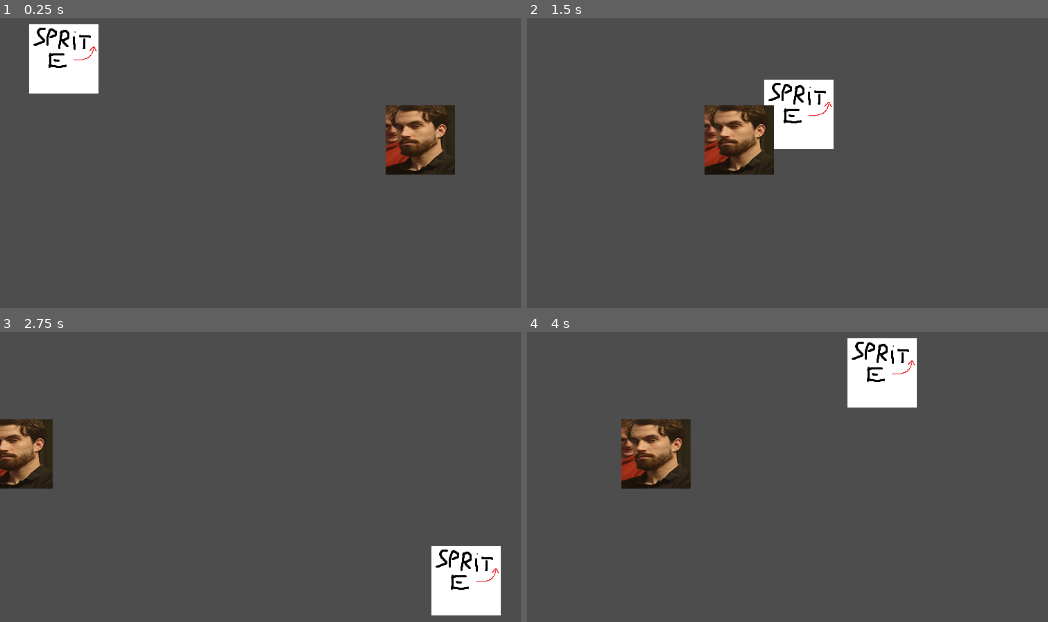
Above: before the commit, frames 1-4 (two rows, left to right).
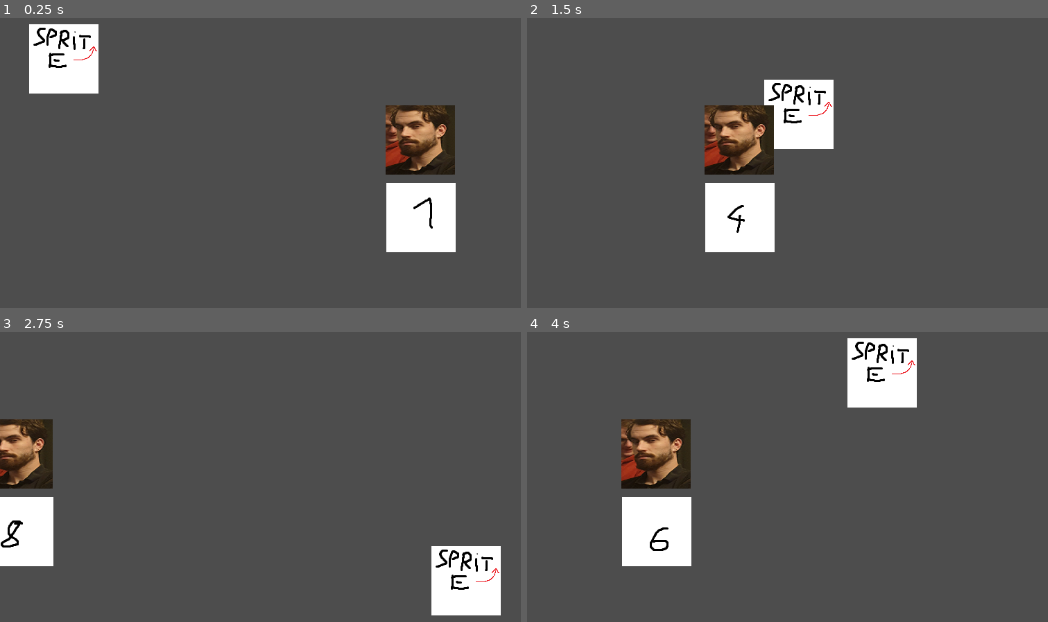
Above: after the commit, the same moments.

Repository: TwilCynder/GameJam-LaCaveSup
Game: Godot game, scene res://Scenes/world.tscn
The game is run twice, just before and just after one commit, with the same random seed, the same clock (stepped at 60 frames per second) and the same inputs.
Inputs:
- Up to frame 1 (0.25 s): no input
- Up to frame 2 (1.5 s): tap Enter at 0.5 s; hold D (Right) 0.53-1.28 s; hold S (Down) from 1.28 s (still down)
- Up to frame 3 (2.75 s): release S (Down) at 2.03 s; hold D (Right) from 2.03 s (still down)
- Up to frame 4 (4 s): release D (Right) at 2.78 s; hold W (Up) 2.78-3.53 s; hold A (Left) from 3.53 s (still down)

The runs differ from the first frame. In frame 1, 3.2% of the frame differs, in the area x 74-88%, y 56-81%; in frame 2, 3.2%; in frame 3, 2.4%; in frame 4, 3.2%, in the area x 18-32%, y 56-81%.

Commit message:
animation script + TimeController.delta()

Diff:
--- a/Scenes/world.tscn
+++ b/Scenes/world.tscn
@@ -4,6 +4,8 @@
 [ext_resource type="Script" uid="uid://vtsuvgamu3mk" path="res://Scripts/player.gd" id="1_go701"]
 [ext_resource type="Texture2D" uid="uid://xl7hqpc7a6i7" path="res://Images/enemy.png" id="3_5a7ea"]
 [ext_resource type="Script" uid="uid://tj3xpyatiggi" path="res://Scripts/enemy.gd" id="3_8j60k"]
+[ext_resource type="Texture2D" uid="uid://0k2rv5l0wtxk" path="res://Images/animation.png" id="5_fo5ed"]
+[ext_resource type="Script" uid="uid://dd8govllm3jo8" path="res://Scripts/animation.gd" id="6_5ukr8"]
 
 [sub_resource type="AtlasTexture" id="AtlasTexture_5a7ea"]
 atlas = ExtResource("1_a02cp")
@@ -38,23 +40,96 @@
 "speed": 5.0
 }]
 
+[sub_resource type="AtlasTexture" id="AtlasTexture_5ukr8"]
+atlas = ExtResource("5_fo5ed")
+region = Rect2(0, 0, 100, 100)
+
+[sub_resource type="AtlasTexture" id="AtlasTexture_o06y3"]
+atlas = ExtResource("5_fo5ed")
+region = Rect2(100, 0, 100, 100)
+
+[sub_resource type="AtlasTexture" id="AtlasTexture_k7acu"]
+atlas = ExtResource("5_fo5ed")
+region = Rect2(200, 0, 100, 100)
+
+[sub_resource type="AtlasTexture" id="AtlasTexture_5v1tr"]
+atlas = ExtResource("5_fo5ed")
+region = Rect2(300, 0, 100, 100)
+
+[sub_resource type="AtlasTexture" id="AtlasTexture_0fj1v"]
+atlas = ExtResource("5_fo5ed")
+region = Rect2(400, 0, 100, 100)
+
+[sub_resource type="AtlasTexture" id="AtlasTexture_ikia7"]
+atlas = ExtResource("5_fo5ed")
+region = Rect2(500, 0, 100, 100)
+
+[sub_resource type="AtlasTexture" id="AtlasTexture_7yui6"]
+atlas = ExtResource("5_fo5ed")
+region = Rect2(600, 0, 100, 100)
+
+[sub_resource type="AtlasTexture" id="AtlasTexture_c5t2i"]
+atlas = ExtResource("5_fo5ed")
+region = Rect2(700, 0, 100, 100)
+
+[sub_resource type="SpriteFrames" id="SpriteFrames_e0ngr"]
+animations = [{
+"frames": [{
+"duration": 1.0,
+"texture": SubResource("AtlasTexture_5ukr8")
+}, {
+"duration": 1.0,
+"texture": SubResource("AtlasTexture_o06y3")
+}, {
+"duration": 1.0,
+"texture": SubResource("AtlasTexture_k7acu")
+}, {
+"duration": 1.0,
+"texture": SubResource("AtlasTexture_5v1tr")
+}, {
+"duration": 1.0,
+"texture": SubResource("AtlasTexture_0fj1v")
+}, {
+"duration": 1.0,
+"texture": SubResource("AtlasTexture_ikia7")
+}, {
+"duration": 1.0,
+"texture": SubResource("AtlasTexture_7yui6")
+}, {
+"duration": 1.0,
+"texture": SubResource("AtlasTexture_c5t2i")
+}],
+"loop": true,
+"name": &"default",
+"speed": 5.0
+}]
+
 [node name="World" type="Node2D" unique_id=1701902804]
 
-[node name="Area2D" type="Area2D" parent="." unique_id=971805513]
+[node name="Player" type="Area2D" parent="." unique_id=971805513]
 script = ExtResource("1_go701")
 
-[node name="AnimatedSprite2D" type="AnimatedSprite2D" parent="Area2D" unique_id=1761744554]
+[node name="AnimatedSprite2D" type="AnimatedSprite2D" parent="Player" unique_id=1761744554]
 position = Vector2(92, 85)
 sprite_frames = SubResource("SpriteFrames_8j60k")
 
-[node name="CollisionShape2D" type="CollisionShape2D" parent="Area2D" unique_id=891423095]
+[node name="CollisionShape2D" type="CollisionShape2D" parent="Player" unique_id=891423095]
 position = Vector2(92, 85)
 shape = SubResource("RectangleShape2D_fo5ed")
 debug_color = Color(0.025501886, 0.5669291, 0.85785663, 0.41960785)
 
-[node name="Area2D2" type="Area2D" parent="." unique_id=1187490205]
+[node name="Enemy" type="Area2D" parent="." unique_id=1187490205]
 script = ExtResource("3_8j60k")
 
-[node name="AnimatedSprite2D" type="AnimatedSprite2D" parent="Area2D2" unique_id=1757446199]
+[node name="AnimatedSprite2D" type="AnimatedSprite2D" parent="Enemy" unique_id=1757446199]
 position = Vector2(606, 202)
 sprite_frames = SubResource("SpriteFrames_fo5ed")
+script = ExtResource("6_5ukr8")
+
+[node name="Enemy 2" type="Area2D" parent="." unique_id=896514219]
+script = ExtResource("3_8j60k")
+
+[node name="AnimatedSprite2D" type="AnimatedSprite2D" parent="Enemy 2" unique_id=1825566495]
+position = Vector2(607, 314)
+sprite_frames = SubResource("SpriteFrames_e0ngr")
+script = ExtResource("6_5ukr8")
--- /dev/null
+++ b/Scripts/animation.gd
@@ -0,0 +1,13 @@
+extends AnimatedSprite2D
+
+# Called when the node enters the scene tree for the first time.
+func _ready() -> void:
+	play("default");
+	speed_scale = 0;
+	pass # Replace with function body.
+
+
+# Called every frame. 'delta' is the elapsed time since the previous frame.
+func _process(delta: float) -> void:
+	speed_scale = TimeController.current_scale;
+	pass
--- a/Scripts/enemy.gd
+++ b/Scripts/enemy.gd
@@ -2,16 +2,15 @@
 
 var SPEED = 400;
 var time = TimeController;
+@onready var animation = $AnimatedSprite2D
 
 # Called when the node enters the scene tree for the first time.
 func _ready() -> void:
-	pass # Replace with function body.
-
+	pass
 
 # Called every frame. 'delta' is the elapsed time since the previous frame.
 func _process(delta: float) -> void:
-	delta = delta * time.current_scale;
-	print(time.current_scale)
+	delta = time.delta(delta);
 
 	var velocity = Vector2(-SPEED, 0);
 
--- a/Scripts/time_controller.gd
+++ b/Scripts/time_controller.gd
@@ -2,11 +2,5 @@
 
 @export var current_scale = 0;
 
-# Called when the node enters the scene tree for the first time.
-func _ready() -> void:
-	pass # Replace with function body.
-
-
-# Called every frame. 'delta' is the elapsed time since the previous frame.
-func _process(delta: float) -> void:
-	pass
+func delta(delta: float):
+	return delta * current_scale;
Binary file added: Images/animation.png
Not shown, added: Images/animation.png.import
Binary file added: Images/sheet.png
Not shown, added: Images/sheet.png.import
Not shown, added: Scripts/animation.gd.uid
